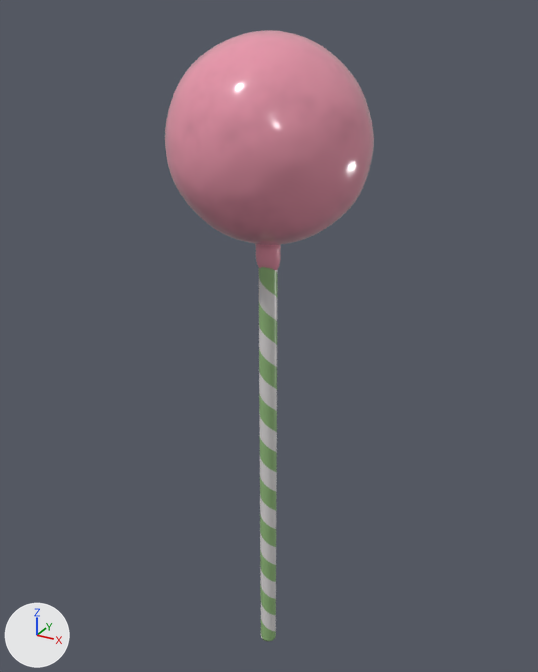
A saved change to the glTF model Lab9/Lab9/models/cakepop/Cake_ Pop.gltf.
Both versions are drawn from a 50 mm camera at (6.51, -11.87, 13.78) aimed at (-0.21, 0.35, 7.66). The axes (+X, +Y, +Z) are drawn at lower left. The lights are the same throughout. The picture after the commit comes second.

In view in the first picture: 'cake_pop_grp'.
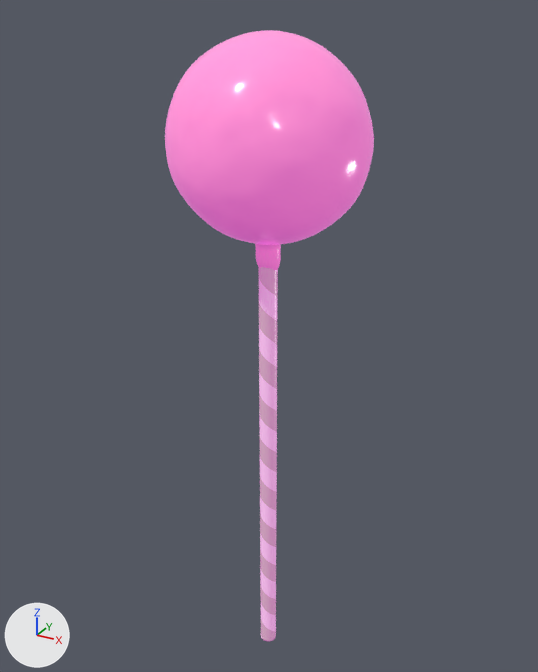
Where the change shows, as pixel boxes [x1, y1, x2, y2] in the pictures (538 x 672 px):
'cake_pop_grp', surface changed (lighter)
    both: [165, 30, 374, 641]

What changed in the scene script:
```text
Add img_cake_pop_metal_cake_pop_rough:
    img_cake_pop_metal_cake_pop_rough = load_image('Cake_Pop_metal-Cake_Pop_rough', 'Cake_Pop_metal-Cake_Pop_rough.png', 4096, 4096, 'Non-Color')
Change mat_cake_pop_mat_001:
    where n0 = _N.new('ShaderNodeBsdfPrincipled'); n0.name = 'Principled BSDF'
    add n0.inputs[27].default_value = (0.406, 0.0423, 0.352, 1.0)  # 'Emission Color', pink #ab3aa0
    add n0.inputs[28].default_value = 1.0  # 'Emission Strength'
    where n4 = _N.new('ShaderNodeTexImage'); n4.name = 'Image Texture.001'
    n4.image: img_cake_pop_ao_cake_pop_rough_cake_pop_metal -> img_cake_pop_metal_cake_pop_rough
```
